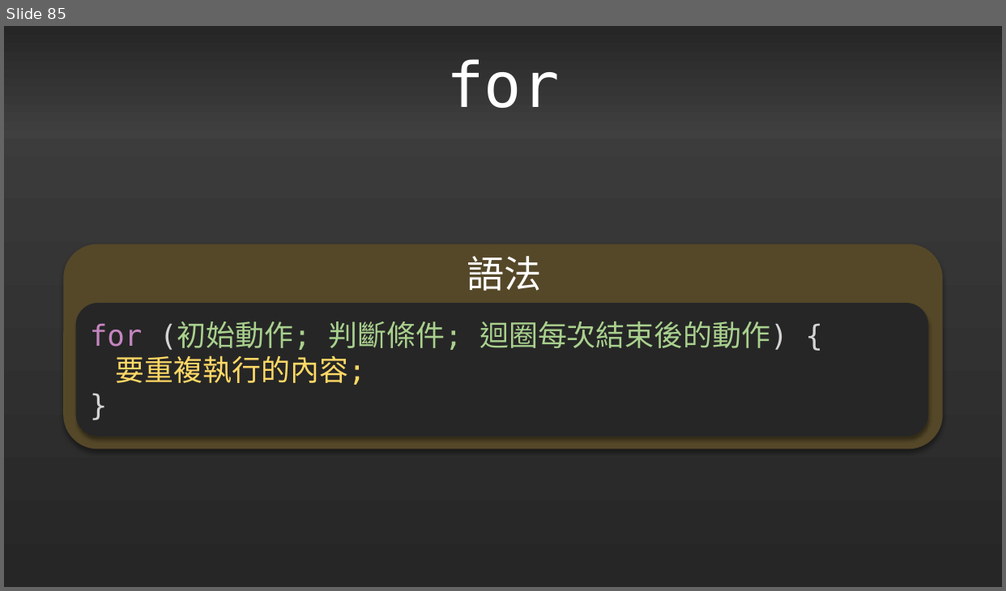
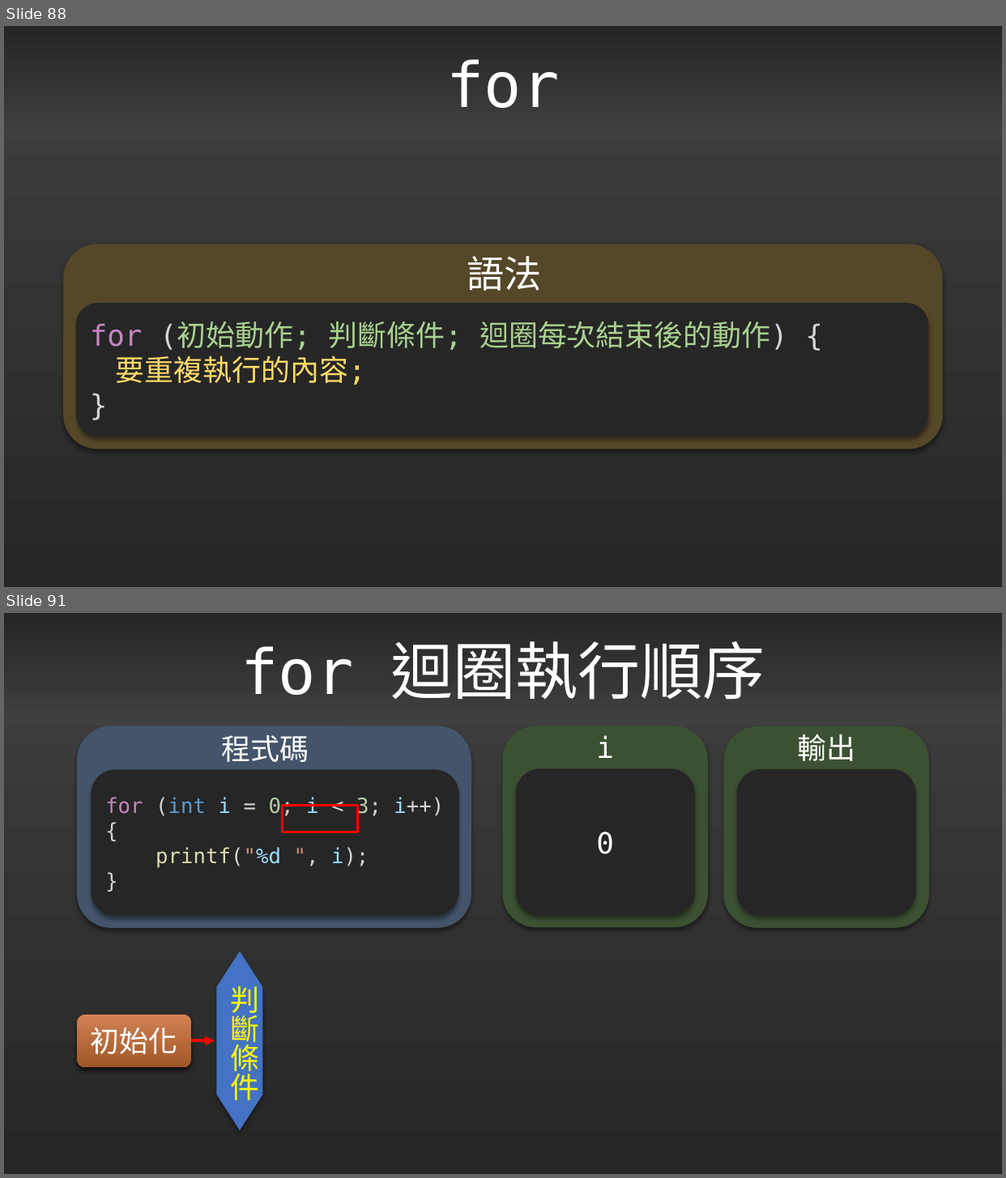
Before and after one commit to liuutin9/liuutin9.github.io, a slide deck: Shared-Files/電機營C語言Day2.pptx. Shown one above the other, each under a label of ours: slide 85 before the commit, slides 88 and 91 after it; the slides between them are not shown. The pictures are 1006x591 and 1006x1178 pixels, drawn with LibreOffice and Linux fonts; fonts in the diff are those of the drawing. Boxes give left, top, right and bottom in pixels: in the first picture for what was removed or moved away, otherwise in the second. Text is boxed around its words. In the diff, an @@ line names an element or a change of style, - is before the commit and + after.

```diff
--- a/Shared-Files/電機營C語言Day2.pptx
+++ b/Shared-Files/電機營C語言Day2.pptx
@@ slide 91 added at (4, 613, 1002, 1174), background gradient #404040 to #262626 @@
@@ rectangle added at (4, 613, 1002, 726), fill gradient #262626 to #404040, 60 pt, text #FFFFFF @@
+for 迴圈執行順序
@@ rounded rectangle added at (78, 726, 472, 928), fill #44546A @@
@@ rounded rectangle added at (503, 726, 708, 927), fill #3C5032 @@
@@ rounded rectangle added at (723, 726, 928, 927), fill #3C5032 @@
@@ text added at (797, 734, 855, 761), 28 pt, text #FFFFFF @@
+輸出
@@ text added at (222, 735, 309, 762), 28 pt, text #FFFFFF @@
+程式碼
@@ text added at (596, 735, 614, 758), 28 pt, text #FFFFFF @@
+i
@@ rounded rectangle added at (91, 769, 459, 916), fill #262626, 20 pt, text #D4D4D4 @@
+for (int i = 0; i < 3; i++) {
+printf("%d ", i);
+}
@@ rounded rectangle added at (516, 769, 695, 915), fill #262626, 28 pt, text #FFFFFF @@
+0
@@ rounded rectangle added at (737, 769, 916, 916), fill #262626 @@
@@ rectangle added at (283, 806, 358, 833), outline #FF0000 2 pt @@
@@ flow chart preparation added at (216, 952, 262, 1131), fill #4472C4 @@
@@ text added at (230, 986, 259, 1106), 28 pt, text #FFFF00 @@
+判斷條件
@@ rounded rectangle added at (78, 1014, 192, 1067), fill gradient #D38154 to #A05727, 28 pt, text #FFFFFF @@
+初始化
@@ arrow added from (192, 1041) to (215, 1041), #FF0000 3 pt @@
@@ what was slide 85 is now slide 88 @@
```
Also in this commit, not shown: 30 slides changed, 23 other slides added, 15 slides removed.
